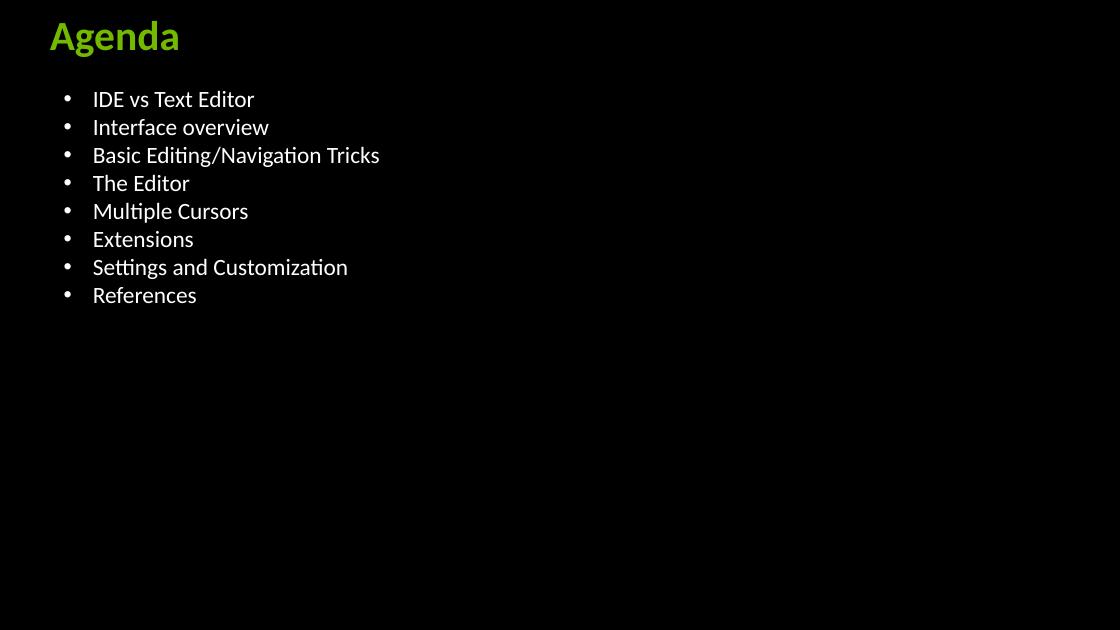
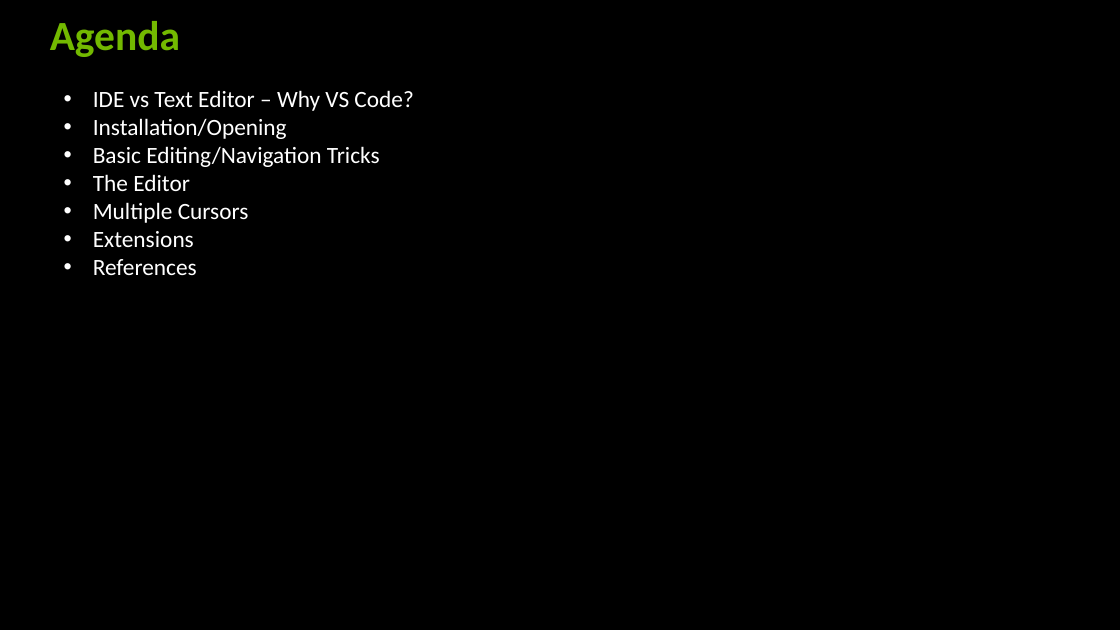
Before and after one commit to vineelkovvuri/edgroom-gvpcoe-sessions-2024, a slide deck: slide 2 of VSCode/VSCode - Take2.pptx. Drawn at 1120x630 pixels with LibreOffice and Linux fonts; fonts in the diff are those of the drawing; background and template pictures are left out. Boxes give left, top, right and bottom in pixels: in the first picture for what was removed or moved away, otherwise in the second. Text is boxed around its words. In the diff, an @@ line names an element or a change of style, - is before the commit and + after.

```diff
--- a/VSCode/VSCode - Take2.pptx
+++ b/VSCode/VSCode - Take2.pptx
@@ text at [93, 90, 413, 139]: text changed @@
-• IDE vs Text Editor
-• Interface overview
+• IDE vs Text Editor – Why VS Code?
+• Installation/Opening
@@ text at [93, 258, 348, 279]: paragraph removed @@
-• Settings and Customization
```
Also in this commit, not shown: 7 other slides changed, 1 slide added, 2 slides removed, 27 other files.
